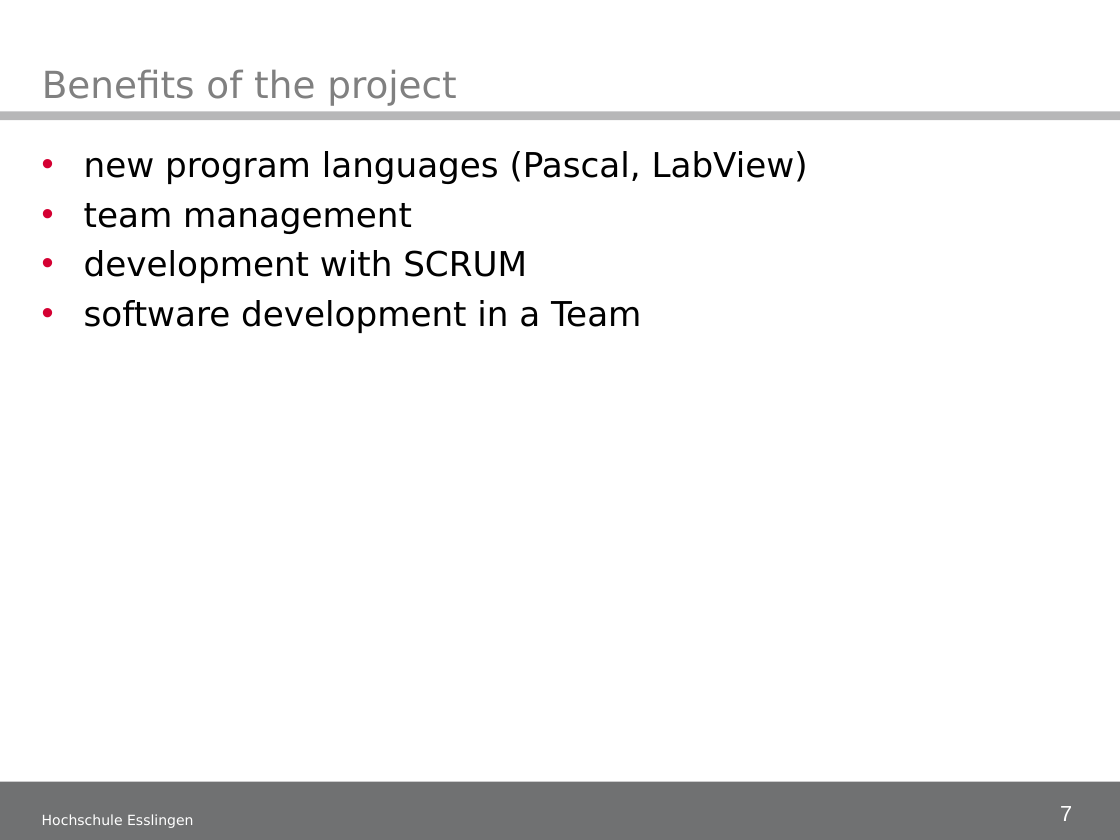
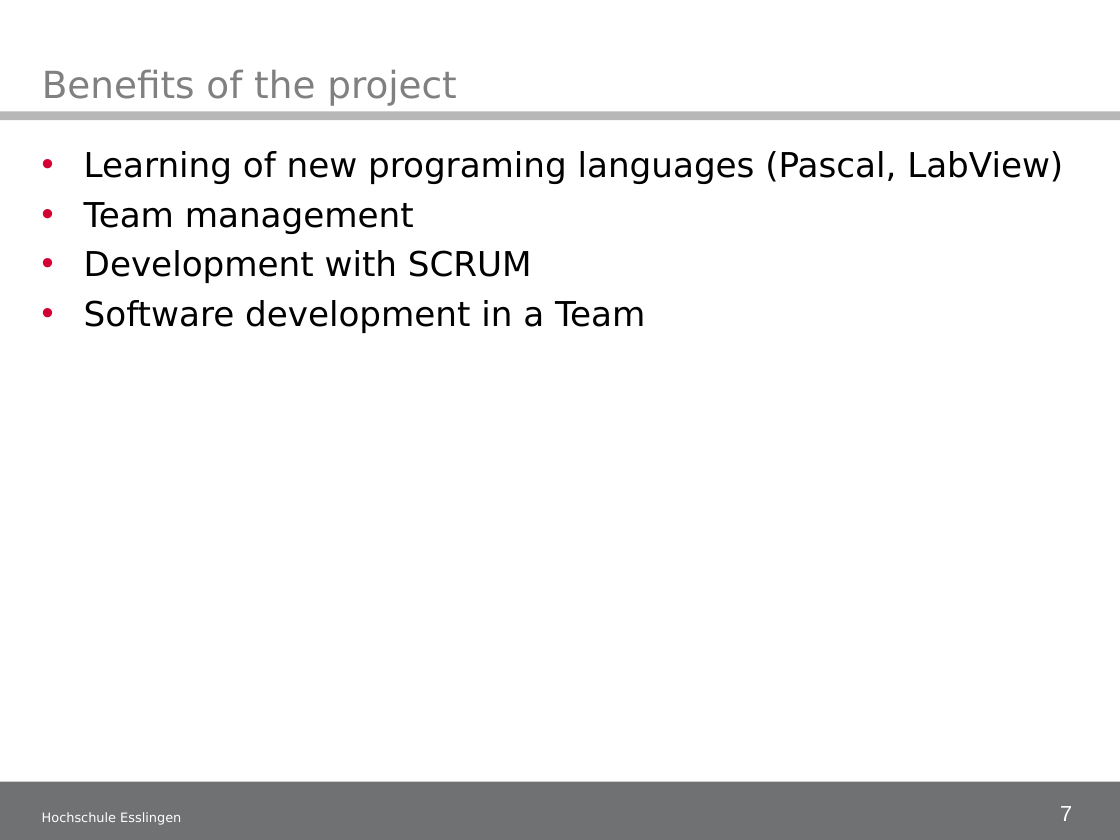
Before and after one commit to illogicdev/magneto, a slide deck: slide 7 of doku/50_Midtermpresentation/Midterm presentation_1.ppt. Drawn at 1120x840 pixels with LibreOffice and Linux fonts; fonts in the diff are those of the drawing; background and template pictures are left out. Boxes give left, top, right and bottom in pixels: in the first picture for what was removed or moved away, otherwise in the second. Text is boxed around its words. In the diff, an @@ line names an element or a change of style, - is before the commit and + after.

Commit message:
Midterm presentation_1.ppt some little changes are made (correcting of typos etc.)

```diff
--- a/doku/50_Midtermpresentation/Midterm presentation_1.ppt
+++ b/doku/50_Midtermpresentation/Midterm presentation_1.ppt
@@ text at <box>84,151,1063,333</box>: text changed @@
-• new program languages (Pascal, LabView)
-• team management
-• development with SCRUM
-• software development in a Team
+• Learning of new programing languages (Pascal, LabView)
+• Team management
+• Development with SCRUM
+• Software development in a Team
@@ text "Hochschule Esslingen" at <box>42,812,181,825</box>: size 9 to 8.3 pt @@
```
Also in this commit, not shown: 6 other slides changed.
